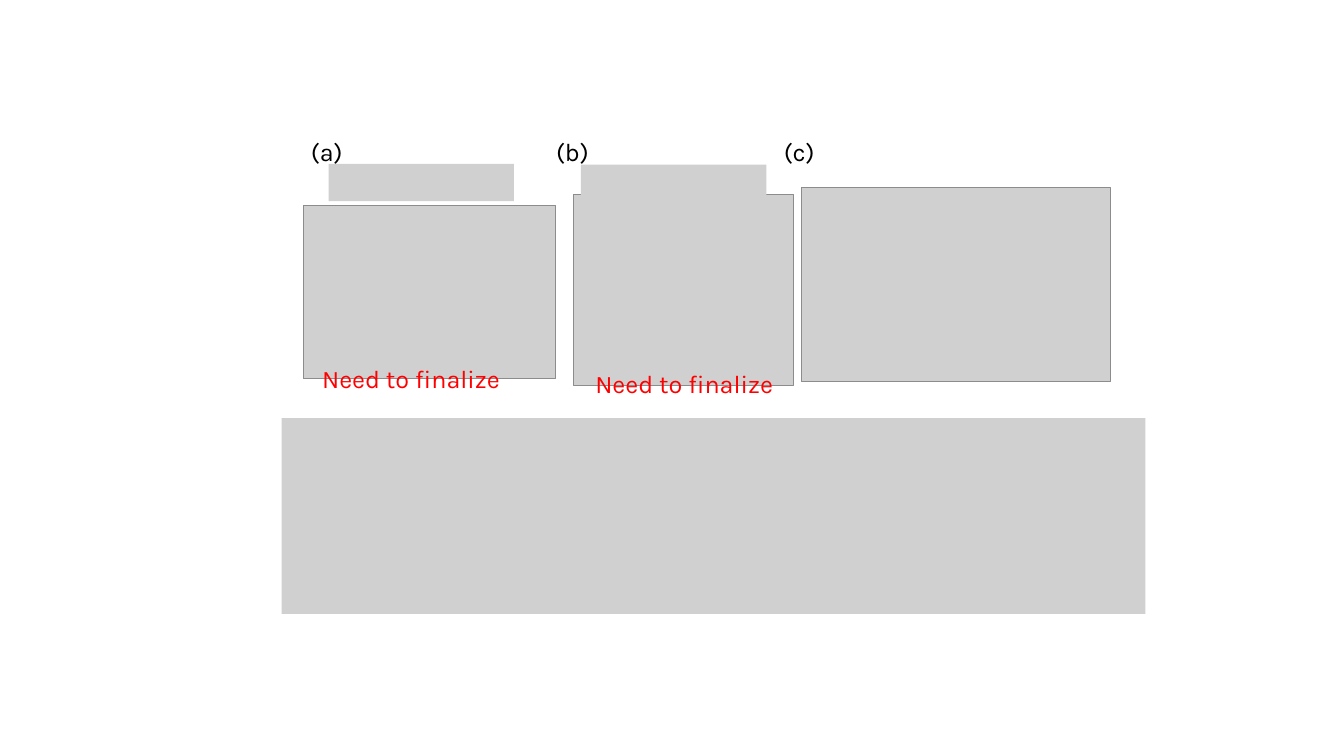
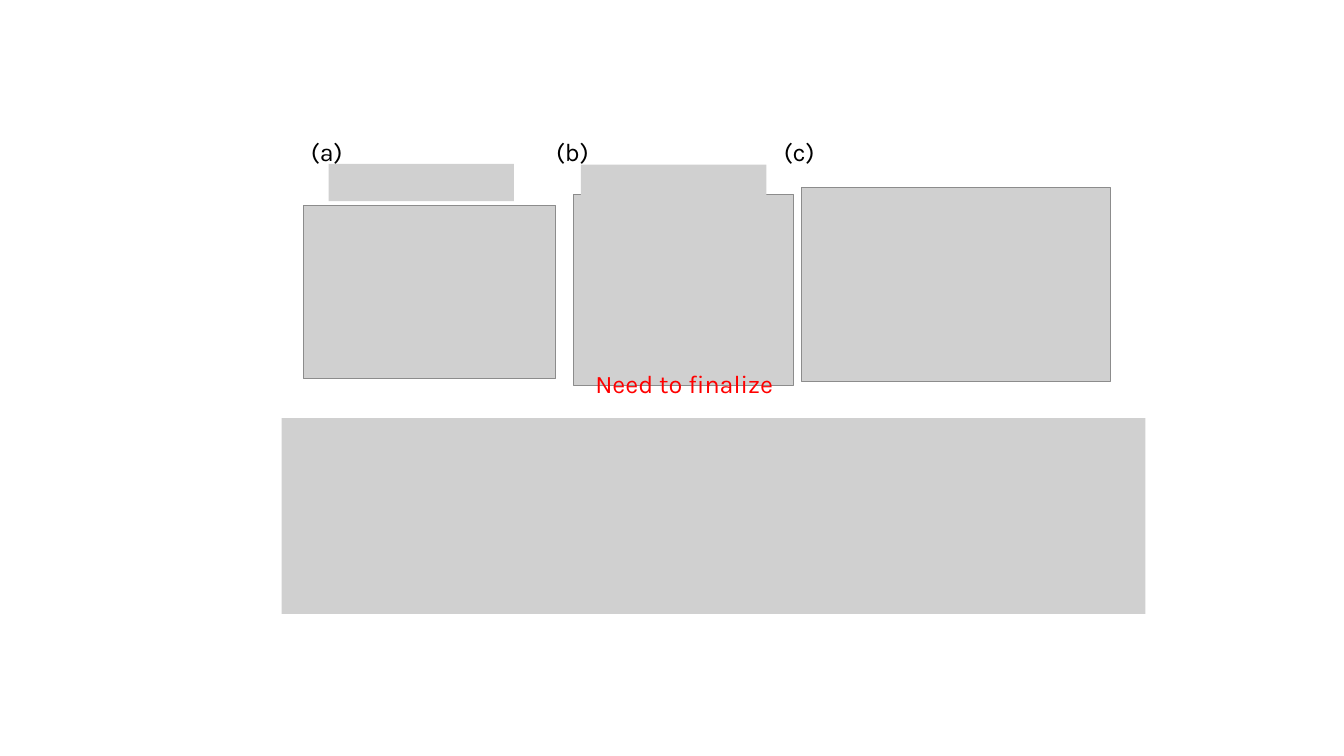
Before and after one commit to tyokokur/presentations, a slide deck: slide 2 of SYSG3_paper.pptx. Drawn at 1344x756 pixels with LibreOffice and Linux fonts; fonts in the diff are those of the drawing; grey boxes stand for pictures. Boxes give left, top, right and bottom in pixels: in the first picture for what was removed or moved away, otherwise in the second. Text is boxed around its words. In the diff, an @@ line names an element or a change of style, - is before the commit and + after.

Commit message:
autocommit

```diff
--- a/SYSG3_paper.pptx
+++ b/SYSG3_paper.pptx
@@ text removed at (322, 366, 500, 395) @@
-Need to finalize
```
